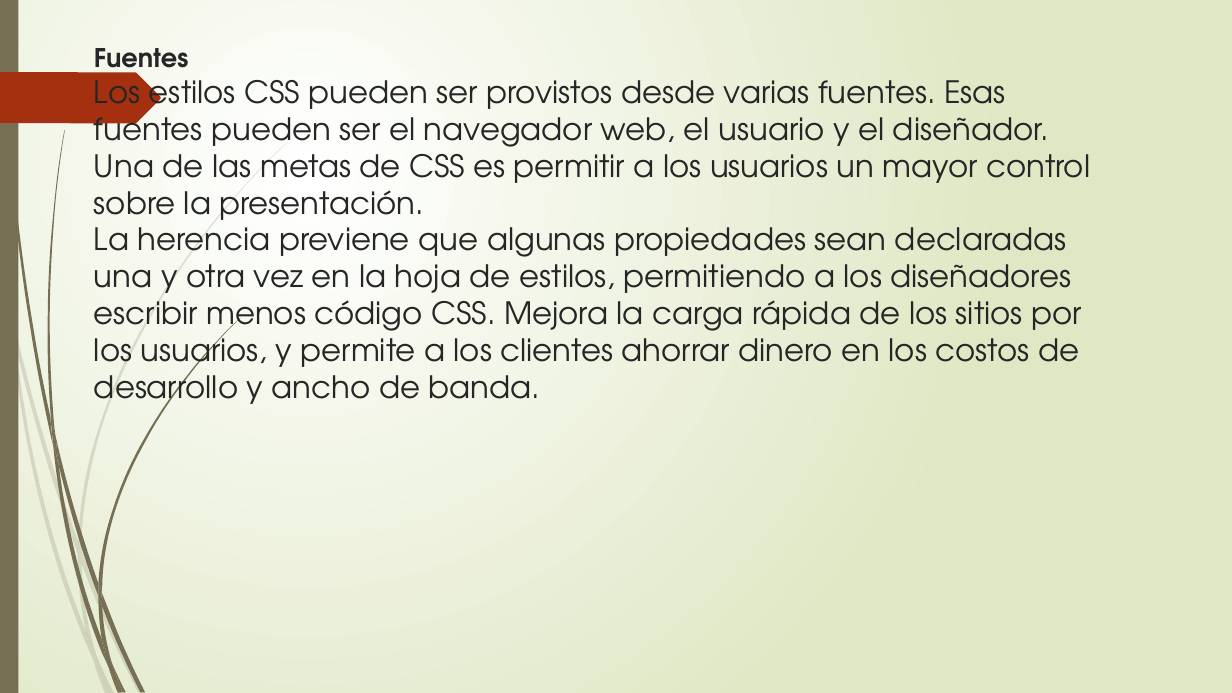
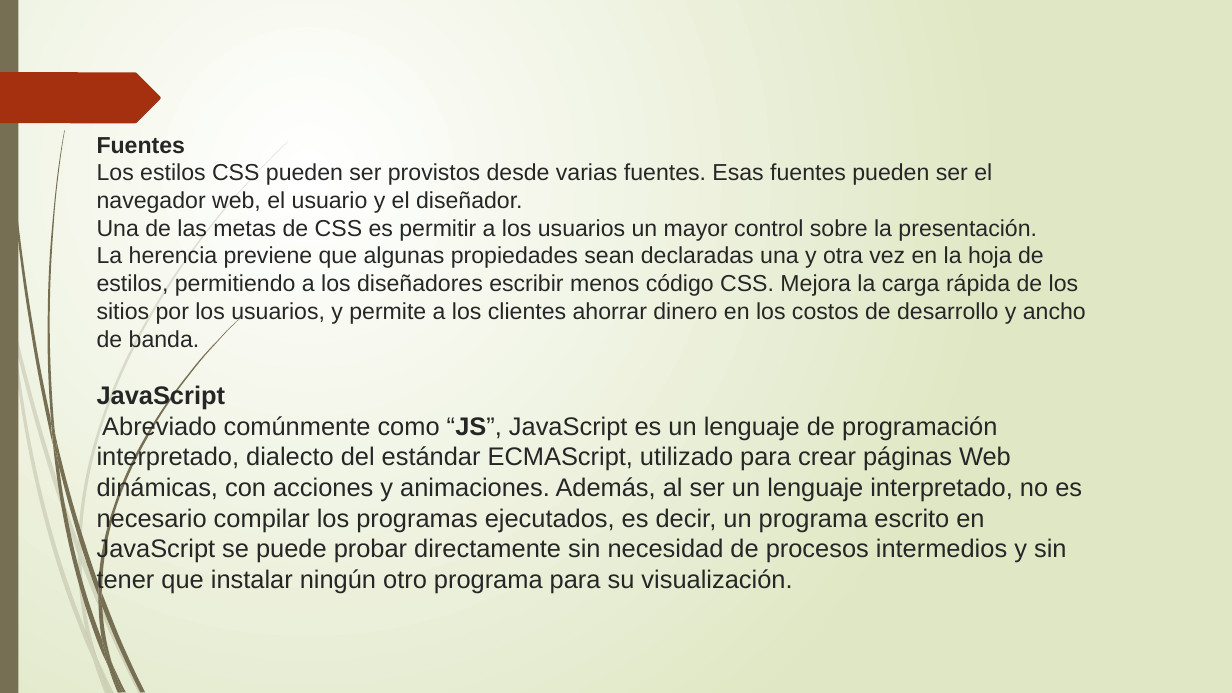
Before and after one commit to francha23/sistema-de-notas, a slide deck: slide 23 of Presentacion/El principio de la sabiduría es el temor.pptx (slide 38 before the commit). Drawn at 1232x693 pixels with LibreOffice and Linux fonts; fonts in the diff are those of the drawing. Boxes give left, top, right and bottom in pixels: in the first picture for what was removed or moved away, otherwise in the second. Text is boxed around its words. In the diff, an @@ line names an element or a change of style, - is before the commit and + after.

```diff
--- a/Presentacion/El principio de la sabiduría es el temor.pptx
+++ b/Presentacion/El principio de la sabiduría es el temor.pptx
@@ title at (97,137,1086,593): text changed; size 24 to 18 pt; font TeX Gyre Adventor to Arial @@
-Fuentes
-Los estilos CSS pueden ser provistos desde varias fuentes. Esas fuentes pueden ser el navegador web, el usuario y el diseñador.
-Una de las metas de CSS es permitir a los usuarios un mayor control sobre la presentación.
-La herencia previene que algunas propiedades sean declaradas una y otra vez en la hoja de estilos, permitiendo a los diseñadores escribir menos código CSS. Mejora la carga rápida de los sitios por los usuarios, y permite a los clientes ahorrar dinero en los costos de desarrollo y ancho de banda.
+Fuentes
+Los estilos CSS pueden ser provistos desde varias fuentes. Esas fuentes pueden ser el navegador web, el usuario y el diseñador.
+Una de las metas de CSS es permitir a los usuarios un mayor control sobre la presentación.
+La herencia previene que algunas propiedades sean declaradas una y otra vez en la hoja de estilos, permitiendo a los diseñadores escribir menos código CSS. Mejora la carga rápida de los sitios por los usuarios, y permite a los clientes ahorrar dinero en los costos de desarrollo y ancho de banda.
+JavaScript
+Abreviado comúnmente como “JS”, JavaScript es un lenguaje de programación interpretado, dialecto del estándar ECMAScript, utilizado para crear páginas Web dinámicas, con acciones y animaciones. Además, al ser un lenguaje interpretado, no es necesario compilar los programas ejecutados, es decir, un programa escrito en JavaScript se puede probar directamente sin necesidad de procesos intermedios y sin tener que instalar ningún otro programa para su visualización.
```
Also in this commit, not shown: 24 other slides changed, 1 slide added, 25 slides removed.
